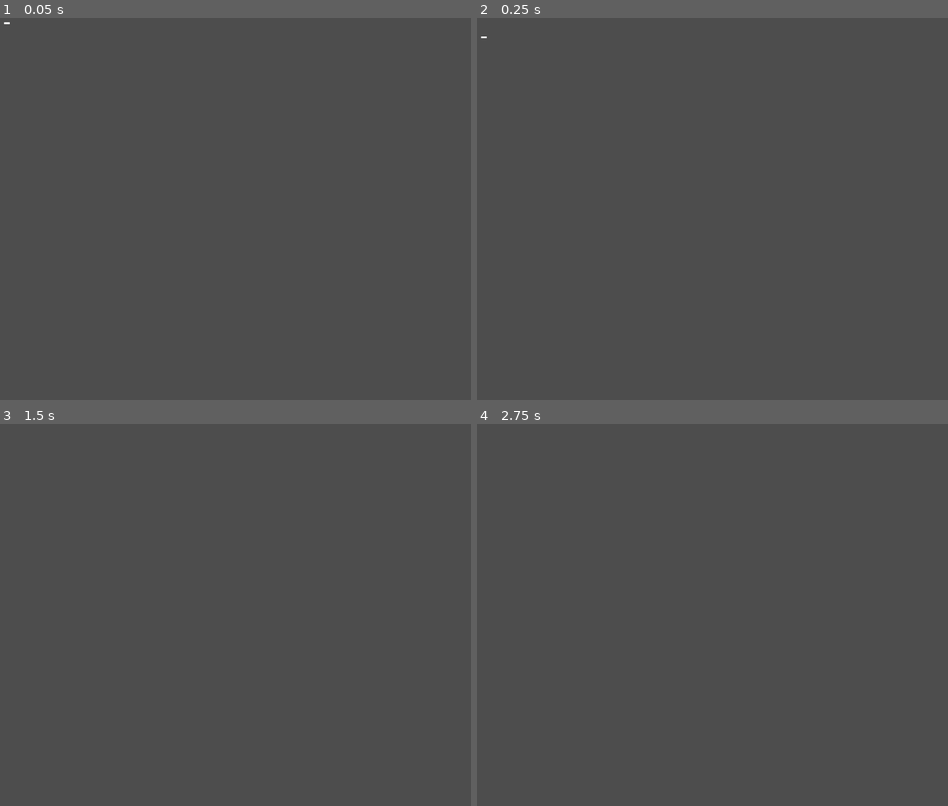
Above: before the commit, frames 1-4 (two rows, left to right).
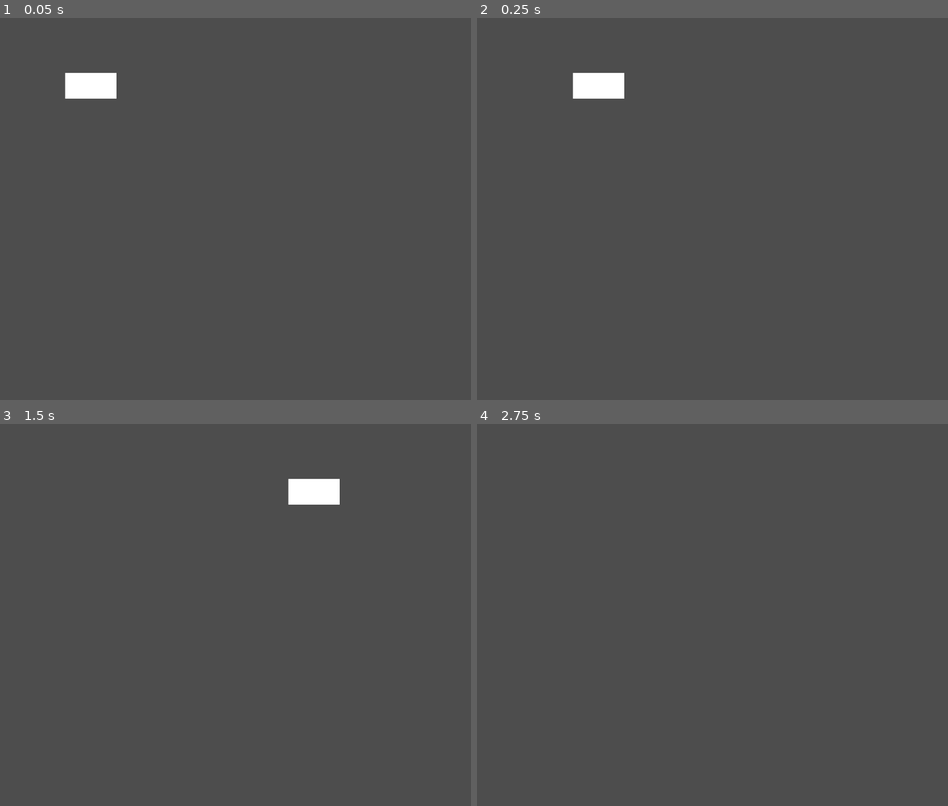
Above: after the commit, the same moments.

Repository: Tarnest/Frogger-Clone
Game: Godot game, scene res://Scenes/car.tscn
Same seed, same stepped clock (60 frames per second), same inputs: the game is played once before the commit and once after it. This scene is started directly instead of the project's main scene.
Inputs:
- Up to frame 1 (0.05 s): no input
- Up to frame 2 (0.25 s): no input
- Up to frame 3 (1.5 s): tap Enter (ui_accept) at 0.5, 0.6, 0.77, 1.07, 1.35 s; hold Right (ui_right) from 0.53 s (still down)
- Up to frame 4 (2.75 s): tap Enter (ui_accept) at 1.52, 1.82, 2.1 s; release Right (ui_right) at 2.03 s; hold Left (ui_left) from 2.03 s (still down)

The runs differ from the first frame. In frame 1, 0.8% of the frame differs, in the area x 0-25%, y 1-22%; in frame 2, 0.8%; in frame 3, 0.7%; in frame 4, nothing differs.

Commit message:
Updated Car Scene

Diff:
--- a/Scenes/car.tscn
+++ b/Scenes/car.tscn
@@ -1,23 +1,22 @@
-[gd_scene load_steps=4 format=3 uid="uid://d2ykyonqqxtvn"]
+[gd_scene load_steps=4 format=3 uid="uid://c8dwd6fpexkg4"]
 
 [ext_resource type="Script" path="res://Scripts/car.gd" id="1_q245u"]
 
-[sub_resource type="CanvasTexture" id="CanvasTexture_740l4"]
+[sub_resource type="CanvasTexture" id="CanvasTexture_x6m8i"]
 
-[sub_resource type="RectangleShape2D" id="RectangleShape2D_2b28r"]
-size = Vector2(11, 3)
+[sub_resource type="RectangleShape2D" id="RectangleShape2D_h5spj"]
+size = Vector2(100, 50)
 
-[node name="Car" type="RigidBody2D"]
-position = Vector2(51, 25)
+[node name="Car" type="CharacterBody2D"]
+position = Vector2(204, 149)
 script = ExtResource("1_q245u")
+speed = 300
 
 [node name="Sprite2D" type="Sprite2D" parent="."]
-position = Vector2(4.75, 1.25)
-scale = Vector2(10.5, 3.5)
-texture = SubResource("CanvasTexture_740l4")
+scale = Vector2(100, 50)
+texture = SubResource("CanvasTexture_x6m8i")
 metadata/_edit_lock_ = true
 
 [node name="CollisionShape2D" type="CollisionShape2D" parent="."]
-position = Vector2(4.5, 1.5)
-shape = SubResource("RectangleShape2D_2b28r")
+shape = SubResource("RectangleShape2D_h5spj")
 metadata/_edit_lock_ = true
--- a/Scripts/car.gd
+++ b/Scripts/car.gd
@@ -1,19 +1,39 @@
-extends RigidBody2D
+extends CharacterBody2D
 
-var speed = 300
-var velocity
-
-@export var direction = "right"
+# Get the gravity from the project settings to be synced with RigidBody nodes.
+#var gravity = ProjectSettings.get_setting("physics/2d/default_gravity")
+#
+@export var dir = "right"
+@export var speed = 100
+var direction
 
 # Called when the node enters the scene tree for the first time.
 func _ready():
-	if direction == "right":
-		velocity = Vector2.RIGHT
-	elif direction == "left":
-		velocity = Vector2.LEFT
+	if dir == "right":
+		direction = Vector2.RIGHT
+	elif dir == "left":
+		direction = Vector2.LEFT
 
 
-# Called every frame. 'delta' is the elapsed time since the previous frame.
-func _process(delta):
+func _physics_process(delta):
+	# Add the gravity.
+	# if not is_on_floor():
+	# 	velocity.y += gravity * delta
 
-	pass
+	# Handle jump.
+	#if Input.is_action_just_pressed("ui_accept") and is_on_floor():
+		#velocity.y = JUMP_VELOCITY
+
+	# Get the input direction and handle the movement/deceleration.
+	# As good practice, you should replace UI actions with custom gameplay actions.
+	#var direction = Input.get_axis("ui_left", "ui_right")
+	#if direction:
+		#velocity.x = direction * SPEED
+	#else:
+		#velocity.x = move_toward(velocity.x, 0, SPEED)
+#
+	#move_and_slide()
+
+	velocity = direction * speed
+
+	move_and_slide()
